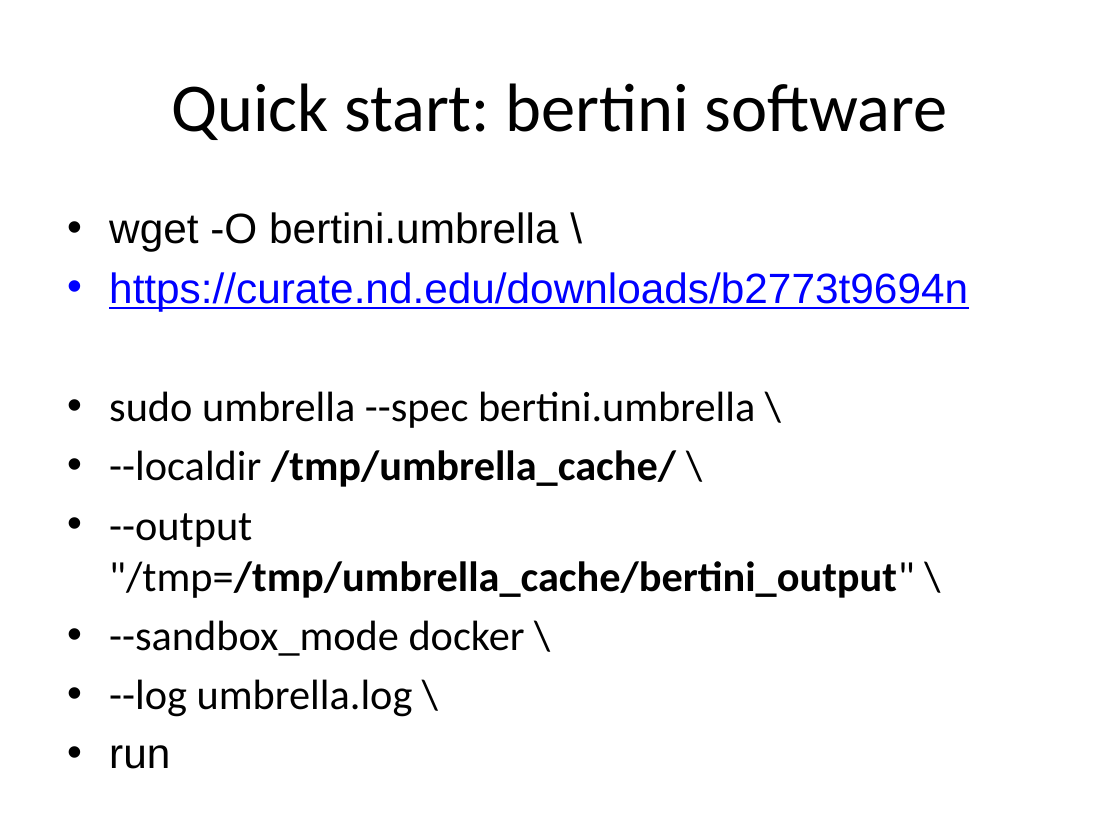
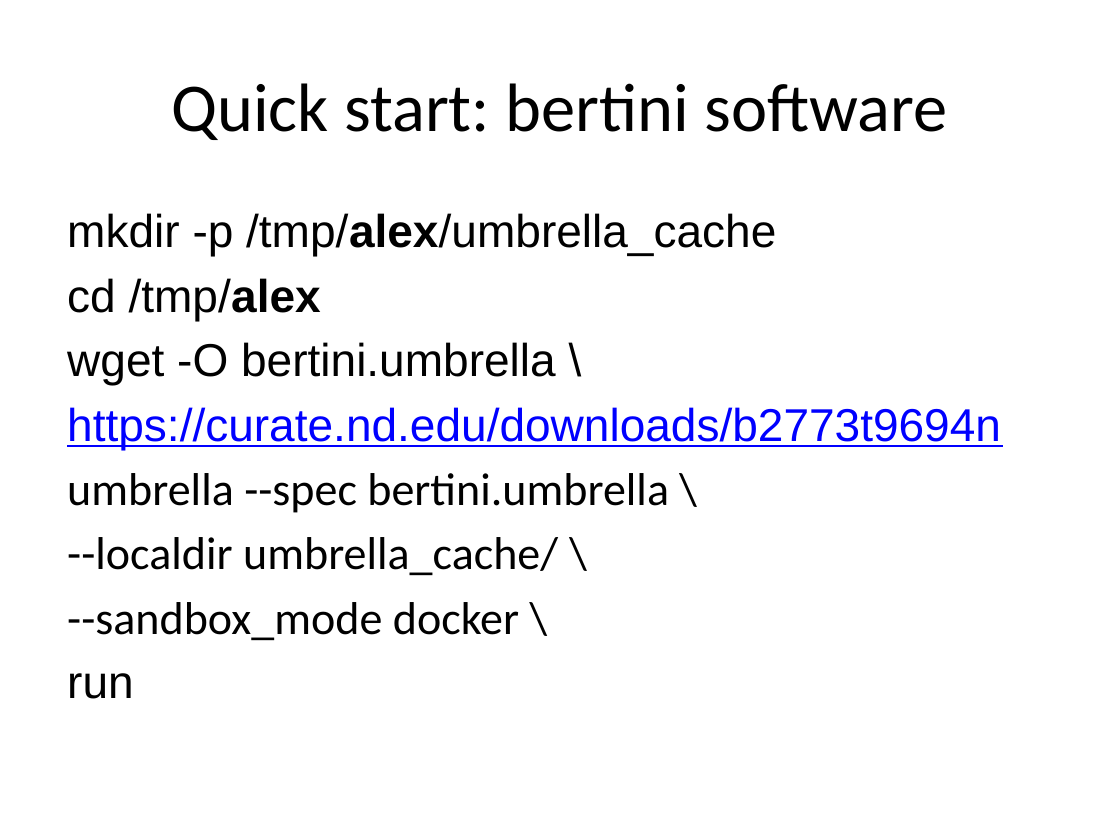
Before and after one commit to daspos/Docker-Workshop-Use-Case-1, a slide deck: slide 2 of Umbrella Tutorial.pptx. Drawn at 1120x840 pixels with LibreOffice and Linux fonts; fonts in the diff are those of the drawing. Boxes give left, top, right and bottom in pixels: in the first picture for what was removed or moved away, otherwise in the second. Text is boxed around its words. In the diff, an @@ line names an element or a change of style, - is before the commit and + after.

```diff
--- a/Umbrella Tutorial.pptx
+++ b/Umbrella Tutorial.pptx
@@ text at bbox=[67, 213, 776, 320]: paragraphs added @@
+mkdir -p /tmp/alex/umbrella_cache
+cd /tmp/alex
@@ text at bbox=[67, 342, 1001, 699]: size 27.2 to 29.6 pt in "wget -O bertini.umbrella \", "https://curate.nd.edu/downloads/b2773t9694n", "--sandbox_mode docker \", "run"; bullet • to none @@
@@ text at bbox=[67, 473, 669, 576]: text changed; size 27.2 to 29.6 pt @@
-• sudo umbrella --spec bertini.umbrella \
-• --localdir /tmp/umbrella_cache/ \
-• --output "/tmp=/tmp/umbrella_cache/bertini_output" \
+umbrella --spec bertini.umbrella \
+--localdir umbrella_cache/ \
@@ text at bbox=[109, 679, 413, 717]: paragraph removed @@
-• --log umbrella.log \
```
Also in this commit, not shown: 2 other slides changed, 3 slides added, 1 other file.
